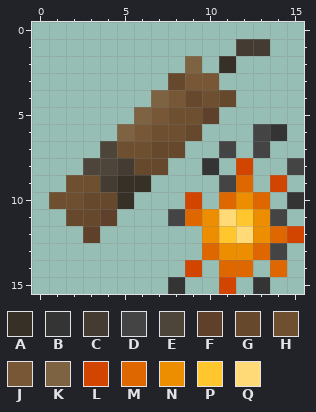
One commit to this pixel-art sprite: src/main/resources/assets/morefirework/icon_bomb.png. The picture above is the old version.
The file is 16x16 pixels.
Palette (. is transparent): A #373027  B #343434  C #443c32  D #444444  E #4e453a  F #5f402a  G #66492d  H #6e4f2f  J #775736  K #7d6342  L #d14500  M #de6700  N #ed8d00  P #ffc62d  Q #ffda76
Pixels before, first column x 1:
 1 ...........CC..
 2 ........K.A....
 3 .......GJJ.....
 4 ......KJGHG....
 5 .....KJHHF.....
 6 ....KJHHG...DB.
 7 ...EHHGG..D.D..
 8 ..EECGG..B.L..D
 9 .HHCAA....DM.L.
10 HHGGA...L.MNM.B
11 .GGF...DMNQPND.
12 ..F......NPQNML
13 .........MNNMD.
14 ........L.MM.M.
15 .......B..L.B..
And afterwards:
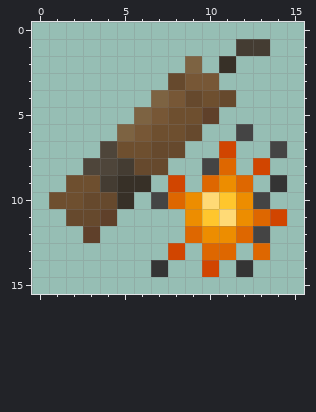
Change:
{"y":6,"x":12,"old":".DB","new":"D.."}
{"y":7,"x":11,"old":"D","new":"L"}
{"y":7,"x":13,"old":"D.","new":".D"}
{"y":8,"x":10,"old":"B.L.","new":"DM.L"}
{"y":8,"x":15,"old":"D","new":"."}
{"y":9,"x":8,"old":".","new":"L"}
{"y":9,"x":10,"old":".D","new":"MN"}
{"y":9,"x":14,"old":"L","new":"B"}
{"y":10,"x":7,"old":"..L.M","new":"DMNQP"}
{"y":10,"x":13,"old":"M","new":"D"}
{"y":10,"x":15,"old":"B","new":"."}
{"y":11,"x":8,"old":"DMN","new":".NP"}
{"y":11,"x":12,"old":"PND","new":"NML"}
{"y":12,"x":9,"old":".","new":"M"}
{"y":12,"x":11,"old":"PQNML","new":"NMD.."}
{"y":13,"x":8,"old":".","new":"L"}
{"y":13,"x":11,"old":"NN","new":"M."}
{"y":13,"x":14,"old":"D","new":"."}
{"y":14,"x":7,"old":".","new":"B"}
{"y":14,"x":9,"old":"L.MM","new":".L.B"}
{"y":14,"x":14,"old":"M","new":"."}
{"y":15,"x":8,"old":"B","new":"."}
{"y":15,"x":11,"old":"L","new":"."}
{"y":15,"x":13,"old":"B","new":"."}
{"label":"changed","picture_box":[151,124,304,294]}
